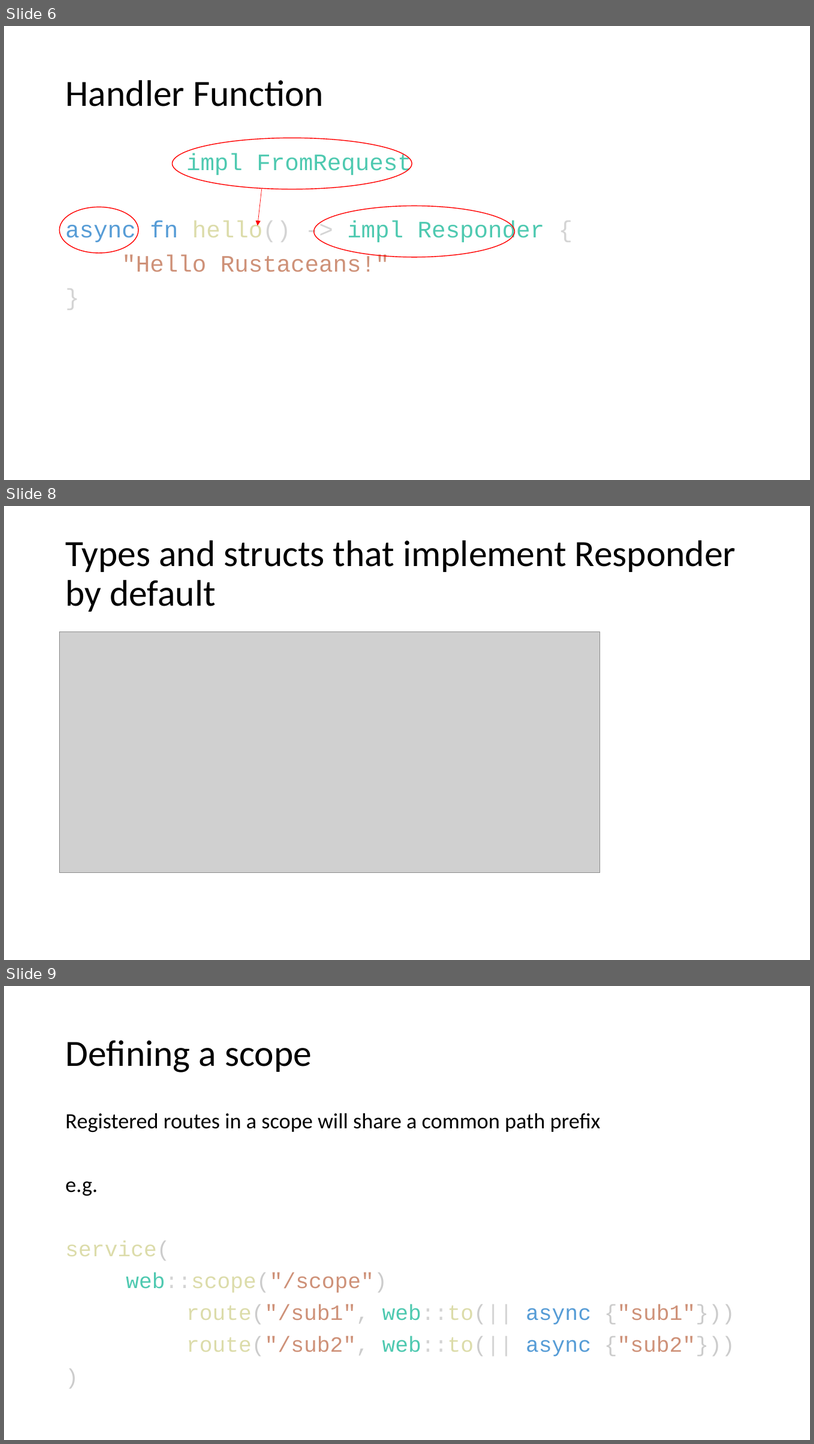
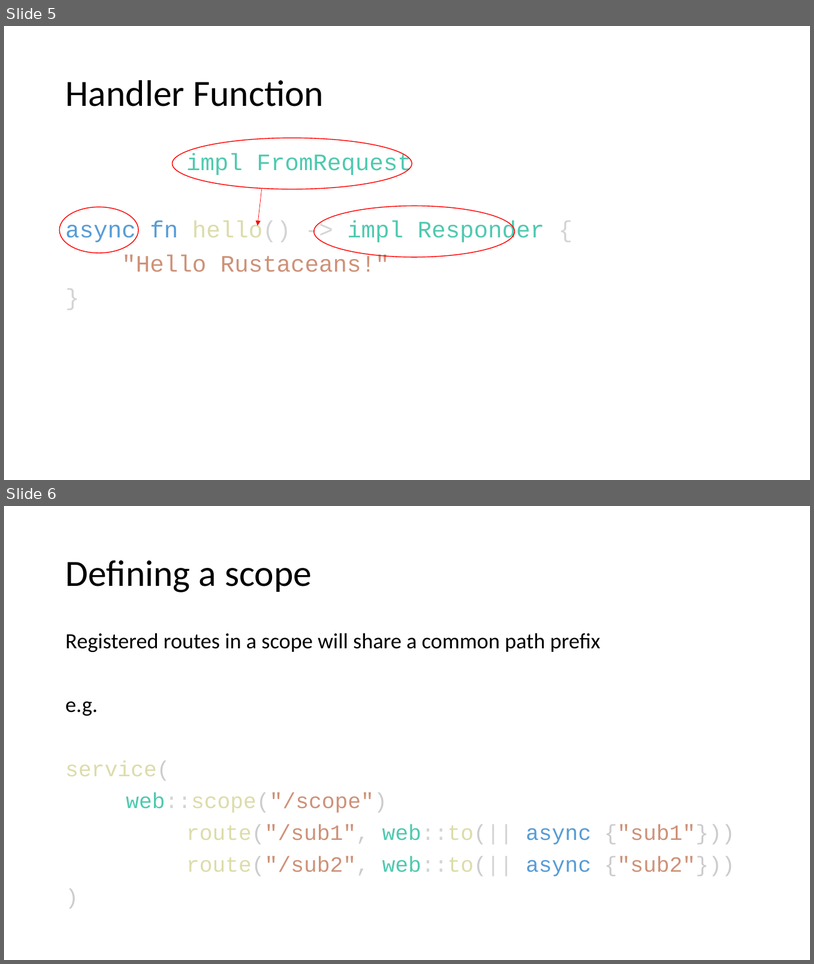
Before and after one commit to floscodes/actix_talk, a slide deck: Pres.pptx. Shown one above the other, each under a label of ours: slides 6, 8 and 9 before the commit, slides 5 and 6 after it; the slides between them are not shown. The pictures are 814x1444 and 814x964 pixels, drawn with LibreOffice and Linux fonts; fonts in the diff are those of the drawing; grey boxes stand for pictures. Boxes give left, top, right and bottom in pixels: in the first picture for what was removed or moved away, otherwise in the second. Text is boxed around its words. In the diff, an @@ line names an element or a change of style, - is before the commit and + after.

```diff
--- a/Pres.pptx
+++ b/Pres.pptx
@@ slide 8 removed at bbox=[4, 506, 810, 960], background #FFFFFF @@
@@ title removed at bbox=[65, 540, 737, 612] @@
-Types and structs that implement Responder by default
@@ picture removed at bbox=[60, 632, 600, 873] @@
@@ what was slide 6 is now slide 5 @@
@@ what was slide 9 is now slide 6 @@
```
Also in this commit, not shown: 3 slides changed, 1 other slide removed, 1 other file.
